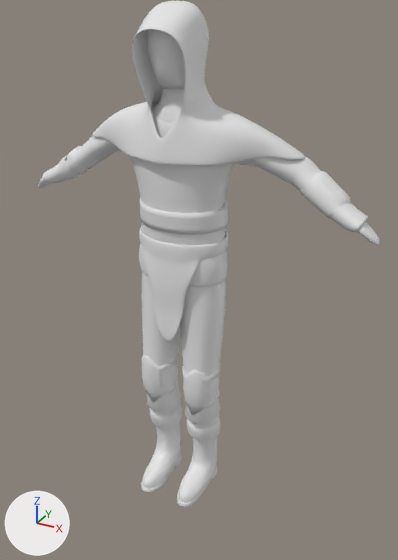
The Blender file MastersOfMana/Assets/Models/SorcererRigged.blend, before and after one commit.
Before and after are seen from the file's camera 'Camera'. The axes (+X, +Y, +Z) are drawn at lower left. The lights are the same throughout. Materials are left out; every surface is plain grey.

Script lines for the objects in view, before the commit:
```python
ob_belt = bpy.data.objects.new('Belt', me_cube_004)
ob_belt.location = (0.0, 0.0, -0.082)
ob_belt.rotation_euler = (1.571, 0.0, 0.0)  # degrees (90, 0, 0)
ob_body = bpy.data.objects.new('Body', me_cube_000)
ob_body.location = (0.0, 0.0, 0.0)
ob_body.rotation_euler = (1.571, 0.0, 0.0)  # degrees (90, 0, 0)
ob_hoodie = bpy.data.objects.new('Hoodie', me_cube_002)
ob_hoodie.location = (0.0, 0.0, 0.0)
ob_hoodie.rotation_euler = (1.571, 0.0, 0.0)  # degrees (90, 0, 0)
ob_jacket = bpy.data.objects.new('Jacket', me_cube_001)
ob_jacket.location = (0.0, 0.0, 0.0)
ob_jacket.rotation_euler = (1.571, 0.0, 0.0)  # degrees (90, 0, 0)
ob_knee = bpy.data.objects.new('Knee', me_cube_008)
ob_knee.location = (0.0, 0.0, 0.0)
ob_knee.rotation_euler = (1.571, 0.0, 0.0)  # degrees (90, 0, 0)
ob_trousers = bpy.data.objects.new('Trousers', me_cube_003)
ob_trousers.location = (0.0, 0.0, 0.0)
ob_trousers.rotation_euler = (1.571, 0.0, 0.0)  # degrees (90, 0, 0)
ob_warriorbelts = bpy.data.objects.new('WarriorBelts', me_cube_006)
ob_warriorbelts.location = (0.0, 0.0, 0.029)
ob_warriorbelts.rotation_euler = (1.571, 0.0, 0.0)  # degrees (90, 0, 0)
# also in view: 'Underarmor' at (0.0, 0.072, 1.384); 'Boots' at (0.0, -0.065, 0.154)
```
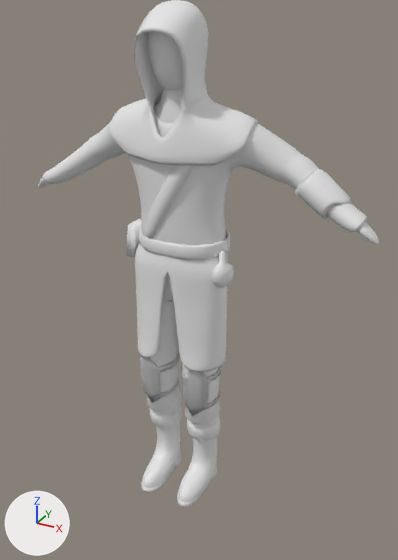
What differs and where, as boxes (x1, y1, x2, y2) in the pictures (398 x 560 px; the box of a moved part takes in the faces that stretch with it):
'Jacket', reshaped (46% taller)
    before: (42, 104, 368, 287)
    after: (42, 105, 368, 372)
'Hoodie', reshaped, modifiers changed
    before: (92, 1, 306, 167)
    after: (108, 0, 258, 166)
'Trousers', reshaped
    before: (141, 272, 226, 428)
    after: (140, 274, 222, 428)
'Belt', reshaped, modifiers changed
    before: (139, 228, 228, 342)
    after: (139, 226, 230, 260)
'WarriorBelts', reshaped, moved, modifiers changed
    before: (140, 197, 228, 234)
    after: (143, 165, 193, 239)
'Knee', deleted
    before: (142, 355, 221, 415)
'BeltDecoration', added
    after: (126, 219, 234, 288)
part 2 of me_cube_001, built on
    before: (92, 137, 300, 287)
    after: (57, 123, 354, 372)
part 3 of me_cube_002, moved or reshaped
    before: (92, 80, 306, 167)
    after: (108, 81, 258, 160)
part 4 of me_cube_006, added
    after: (143, 165, 193, 239)
part 5 of me_cube_006, deleted
    before: (140, 197, 228, 234)
part 6 of me_cube_003, added
    after: (140, 352, 180, 403)
part 7 of me_cube_003, added
    after: (181, 365, 222, 416)

What changed in the scene script:
```text
Change me_cube_004:
    used by ob_belt; location = (0.0, 0.0, -0.082); rotation_euler = (1.571, 0.0, 0.0), in degrees (90, 0, 0)
    remove me_cube_004.from_pydata(...)  # 30 vertices, 15 faces; spans x 0.0..0.172, y 0.793..1.27, z -0.134..0.134
    add me_cube_004.from_pydata(...)  # 32 vertices, 16 faces; spans x -0.207..0.207, y 1.201..1.273, z -0.152..0.125
    me_cube_004 part 1: the whole mesh is rebuilt
Change me_cube_001:
    used by ob_jacket; location = (0.0, 0.0, 0.0); rotation_euler = (1.571, 0.0, 0.0), in degrees (90, 0, 0)
    remove me_cube_001.from_pydata(...)  # 119 vertices, 102 faces; spans x 0.0..0.692, y 0.997..1.666, z -0.151..0.14
    add me_cube_001.from_pydata(...)  # 205 vertices, 178 faces; spans x 0.0..0.692, y 0.62..1.666, z -0.155..0.153
    me_cube_001 part 2: 22 vertices moved from x 0.0..0.356, y 0.997..1.63, z -0.135..0.123 to x 0.0..0.418, y 0.991..1.643, z -0.145..0.131; 6 vertices removed from x 0.139..0.256, y 1.003..1.531, z -0.107..0.095; 92 vertices added at x 0.024..0.656, y 0.62..1.579, z -0.155..0.153
Change me_cube_002:
    used by ob_hoodie; location = (0.0, 0.0, 0.0); rotation_euler = (1.571, 0.0, 0.0), in degrees (90, 0, 0)
    remove me_cube_002.from_pydata(...)  # 70 vertices, 53 faces; spans x 0.0..0.462, y 0.558..2.003, z -0.187..0.197
    add me_cube_002.from_pydata(...)  # 63 vertices, 47 faces; spans x 0.0..0.292, y 0.558..2.006, z -0.156..0.206
    me_cube_002 part 3
    19 vertices are removed from x 0.0..0.462, y 1.435..1.719, z -0.187..0.02
    22 faces are deleted
    20 vertices move from x 0.0..0.343, y 1.494..2.003, z -0.156..0.197 to x 0.0..0.289, y 1.494..2.006, z -0.121..0.206
    12 vertices are added at x 0.0..0.292, y 1.546..1.708, z -0.156..0.076
    16 new faces join them
Change me_cube_006:
    used by ob_warriorbelts; location = (0.0, 0.0, 0.029); rotation_euler = (1.571, 0.0, 0.0), in degrees (90, 0, 0)
    remove me_cube_006.from_pydata(...)  # 16 vertices, 7 faces; spans x 0.0..0.172, y 1.194..1.28, z -0.139..0.124
    add me_cube_006.from_pydata(...)  # 36 vertices, 17 faces; spans x -0.328..0.028, y -0.513..0.0, z -0.113..0.172
    me_cube_006 part 4: 36 vertices added at x -0.328..0.028, y -0.513..0.0, z -0.113..0.172
    me_cube_006 part 5: 16 vertices removed from x 0.0..0.172, y 1.194..1.28, z -0.139..0.124
Change me_cube_003:
    used by ob_trousers; location = (0.0, 0.0, 0.0); rotation_euler = (1.571, 0.0, 0.0), in degrees (90, 0, 0)
    remove me_cube_003.from_pydata(...)  # 320 vertices, 302 faces; spans x 0.0..0.172, y 0.306..1.101, z -0.101..0.113
    add me_cube_003.from_pydata(...)  # 490 vertices, 428 faces; spans x -0.168..0.172, y 0.306..1.101, z -0.101..0.123
    me_cube_003 part 6: a new loose piece of 85 vertices spanning x 0.033..0.168, y 0.411..0.648, z -0.054..0.123
    me_cube_003 part 7: a new loose piece of 85 vertices spanning x -0.168..-0.033, y 0.411..0.648, z -0.054..0.123
Change ob_belt:
    remove _m = ob_belt.modifiers.new('Mirror', 'MIRROR')
    where _m = ob_belt.modifiers.new('Subsurf', 'SUBSURF')
    remove _m.levels = 2
    add _m.render_levels = 1
Change ob_hoodie:
    where _m = ob_hoodie.modifiers.new('Solidify', 'SOLIDIFY')
    add _m.thickness = 0.02
    where _m = ob_hoodie.modifiers.new('Subsurf', 'SUBSURF')
    add _m.render_levels = 1
Change ob_warriorbelts:
    ob_warriorbelts.location: (0.0, 0.0, 0.029) -> (0.155, 0.033, 1.665)
    remove _m = ob_warriorbelts.modifiers.new('Mirror', 'MIRROR')
    where _m = ob_warriorbelts.modifiers.new('Subsurf', 'SUBSURF')
    remove _m.levels = 2
    add _m.render_levels = 1
Remove ob_knee:
    ob_knee = bpy.data.objects.new('Knee', me_cube_008)
Add ob_beltdecoration:
    ob_beltdecoration = bpy.data.objects.new('BeltDecoration', me_cube_010)  # 79 vertices, 115 faces; spans x -0.236..0.23, y 1.088..1.272, z -0.036..0.09
    ob_beltdecoration.location = (0.0, 0.0, -0.082)
    ob_beltdecoration.rotation_euler = (1.571, 0.0, 0.0)  # degrees (90, 0, 0)
```
